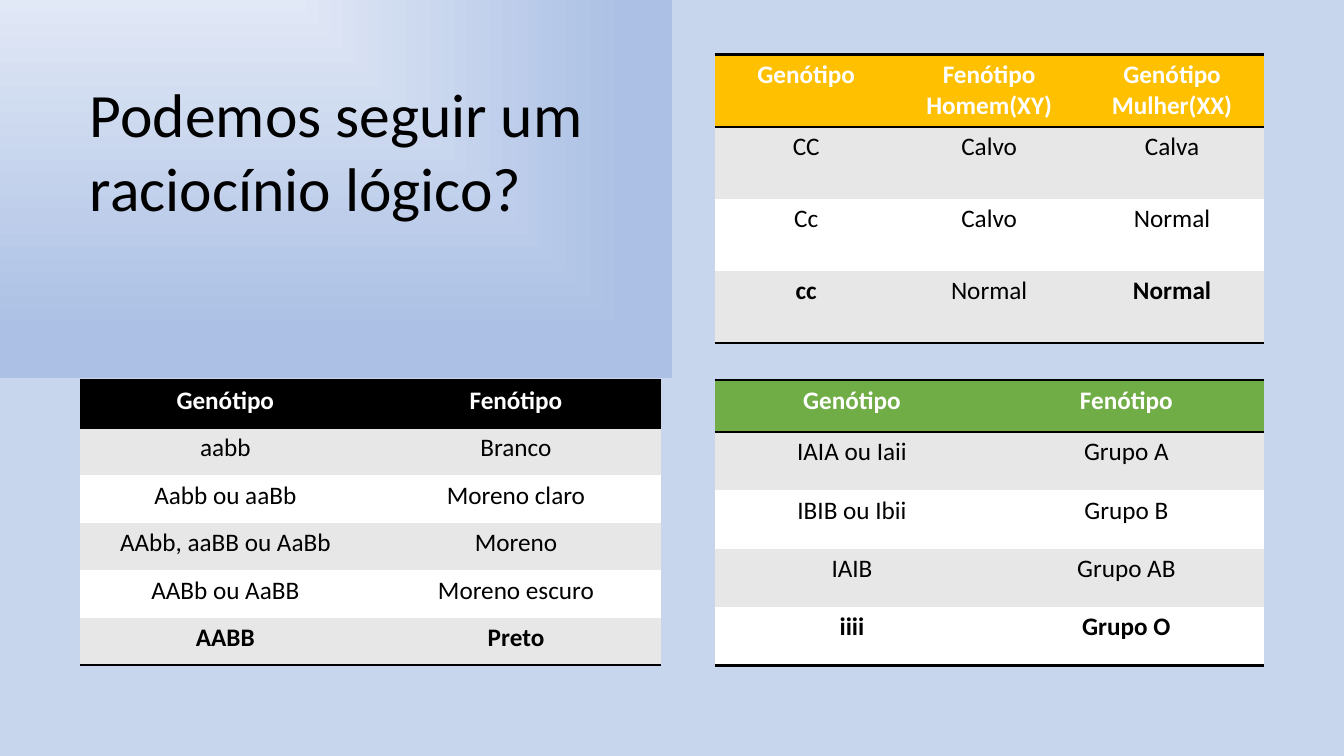
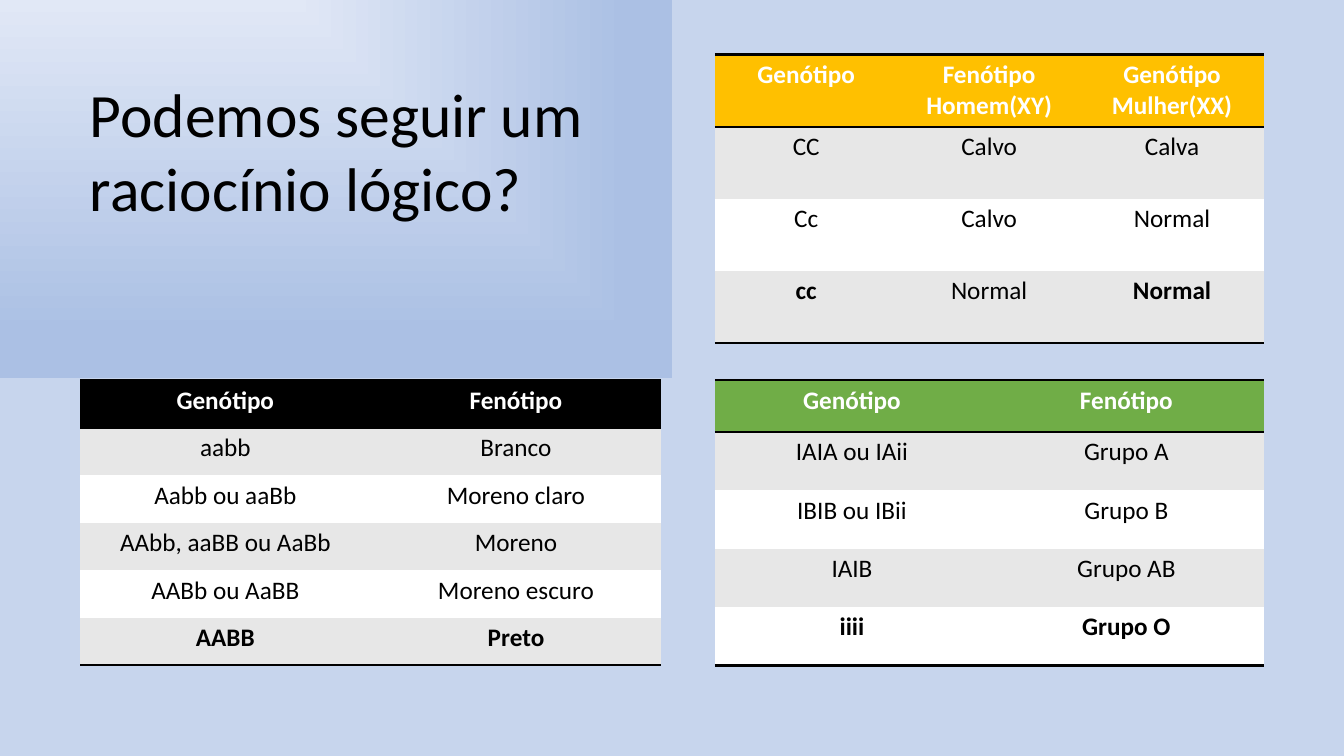
Before and after one commit to Danjfreire/TestesGeneticos, a slide deck: slide 6 of Paradigma Lógico Apresentação.pptx. Drawn at 1344x756 pixels with LibreOffice and Linux fonts; fonts in the diff are those of the drawing. Boxes give left, top, right and bottom in pixels: in the first picture for what was removed or moved away, otherwise in the second. Text is boxed around its words. In the diff, an @@ line names an element or a change of style, - is before the commit and + after.

Commit message:
Minor Fix.2

```diff
--- a/Paradigma Lógico Apresentação.pptx
+++ b/Paradigma Lógico Apresentação.pptx
@@ table at <box>715,380,1263,665</box> @@
-row 2, column 1: IAIA ou Iaii
+row 2, column 1: IAIA ou IAii
-row 3, column 1: IBIB ou Ibii
+row 3, column 1: IBIB ou IBii
```
